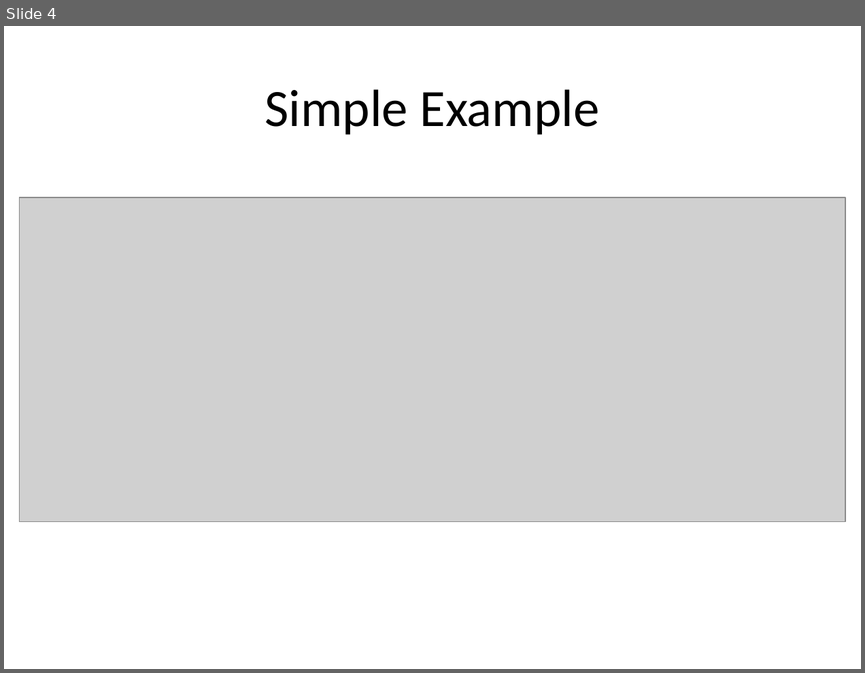
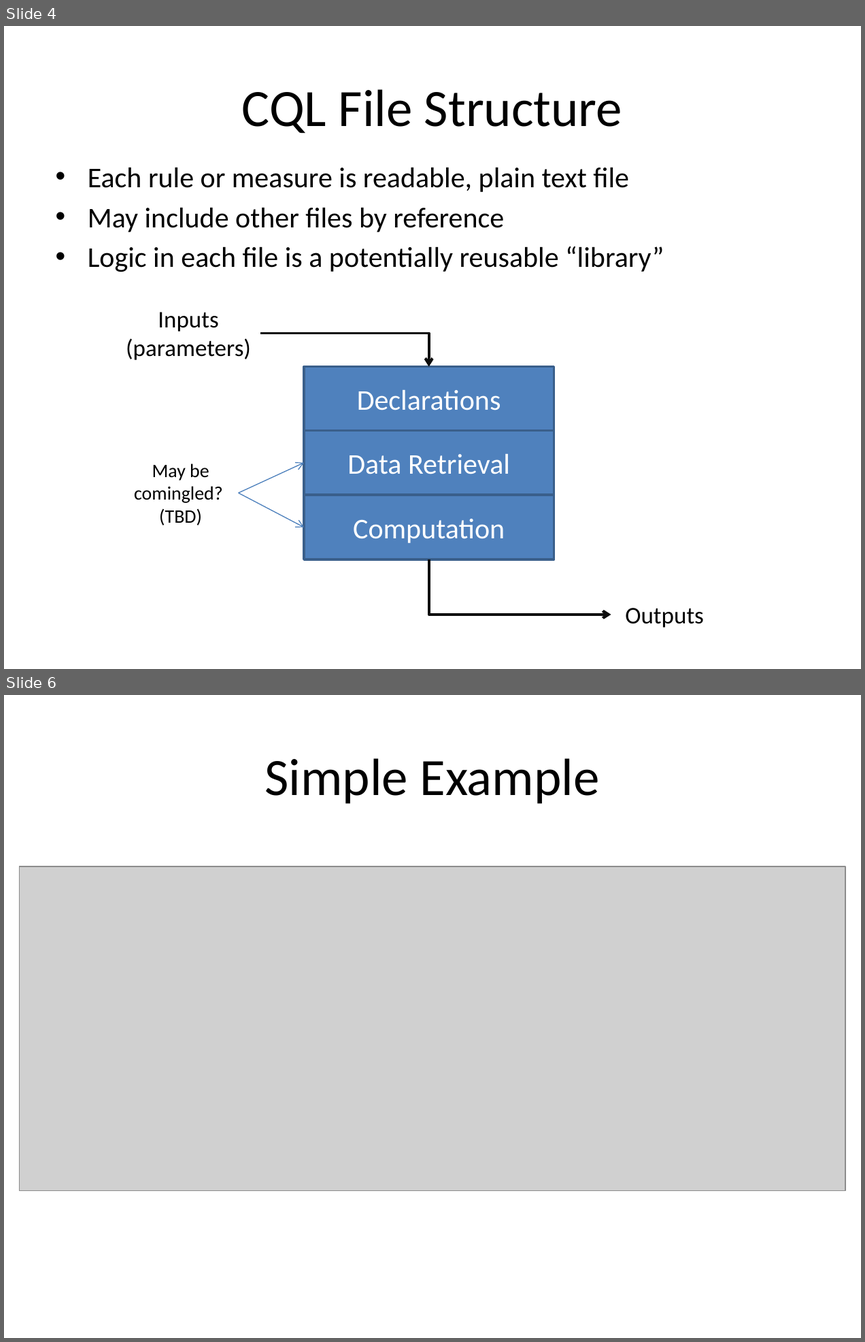
Before and after one commit to cqframework/OneModel, a slide deck: CQL/Documents/CQLUpdate_AllHands_20140604.pptx. Shown one above the other, each under a label of ours: slide 4 before the commit, slides 4 and 6 after it; the slides between them are not shown. The pictures are 865x673 and 865x1342 pixels, drawn with LibreOffice and Linux fonts; fonts in the diff are those of the drawing; grey boxes stand for pictures. Boxes give left, top, right and bottom in pixels: in the first picture for what was removed or moved away, otherwise in the second. Text is boxed around its words. In the diff, an @@ line names an element or a change of style, - is before the commit and + after.

```diff
--- a/CQL/Documents/CQLUpdate_AllHands_20140604.pptx
+++ b/CQL/Documents/CQLUpdate_AllHands_20140604.pptx
@@ slide 4 added at bbox=[4, 26, 861, 669], background #FFFFFF @@
@@ title added at bbox=[242, 89, 622, 133], 44 pt, text #000000 @@
+CQL File Structure
@@ text added at bbox=[88, 167, 664, 272], 24 pt, text #000000 @@
+• Each rule or measure is readable, plain text file
+• May include other files by reference
+• Logic in each file is a potentially reusable “library”
@@ text added at bbox=[126, 312, 251, 360], 20 pt, text #000000 @@
+Inputs
+(parameters)
@@ elbow arrow added from (260, 333) to (429, 366), #0D0D0D 2.25 pt @@
@@ rectangle added at bbox=[304, 366, 554, 431], fill #4F81BD, outline #3A5F8C 2 pt, 24 pt, text #FFFFFF @@
+Declarations
@@ rectangle added at bbox=[304, 431, 554, 495], fill #4F81BD, outline #3A5F8C 2 pt, 24 pt, text #FFFFFF @@
+Data Retrieval
@@ text added at bbox=[134, 463, 223, 525], 16 pt, text #000000 @@
+May be comingled?
+(TBD)
@@ arrow added from (239, 493) to (304, 462), #4B7EBC 0.75 pt @@
@@ arrow added from (239, 493) to (304, 527), #4B7EBC 0.75 pt @@
@@ rectangle added at bbox=[304, 495, 554, 559], fill #4F81BD, outline #3A5F8C 2 pt, 24 pt, text #FFFFFF @@
+Computation
@@ elbow arrow added from (429, 559) to (611, 614), #0D0D0D 2.25 pt @@
@@ text added at bbox=[625, 607, 704, 627], 20 pt, text #000000 @@
+Outputs
@@ what was slide 4 is now slide 6 @@
```
Also in this commit, not shown: 2 slides changed, 2 other slides added, 1 slide removed, 1 other file.
